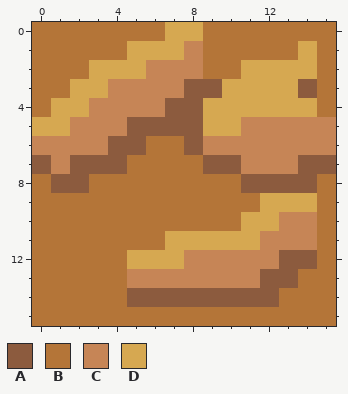
Two versions of one pixel-art sprite, Scenes/Worlds/StageOne/Textures/Ground/dirt-0004.png. Above is the file before it was changed.
The file is 16x16 pixels.
Palette (. is transparent): A #8c5b3e  B #b47538  C #c68556  D #d6a851
After the commit:
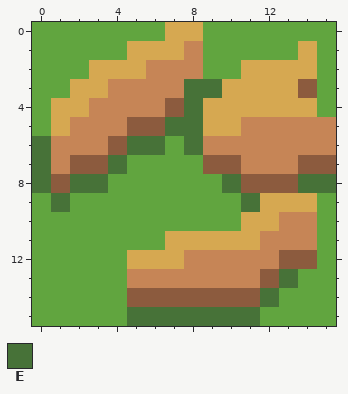
Colours new in this view: E #477238
Changes in this commit:
Colour B changes from #b47538 to #61a53f.
Colour D gives way to colour B in row 5 at x 0.
Colour A gives way to colour E in row 3 at x 8 to 9; in row 4 at x 8; in row 5 at x 7 to 8; in row 6 at x 5 and 8; in row 7 at x 0 and 4; in row 8 at x 2 and 14.
Colour A gives way to colour E in row 13 at x 13; in row 14 at x 12.
Colour B gives way to colour E in row 6 at x 6; in row 8 at x 0, 3, 10 and 15; in row 9 at x 1 and 11; in row 15 at x 5 to 11.
Colour C gives way to colour E in row 6 at x 0.
Boxes around the changes in both pictures, in picture pixels (x1, y1, x2, y2):
changed: (32, 22, 336, 326)
